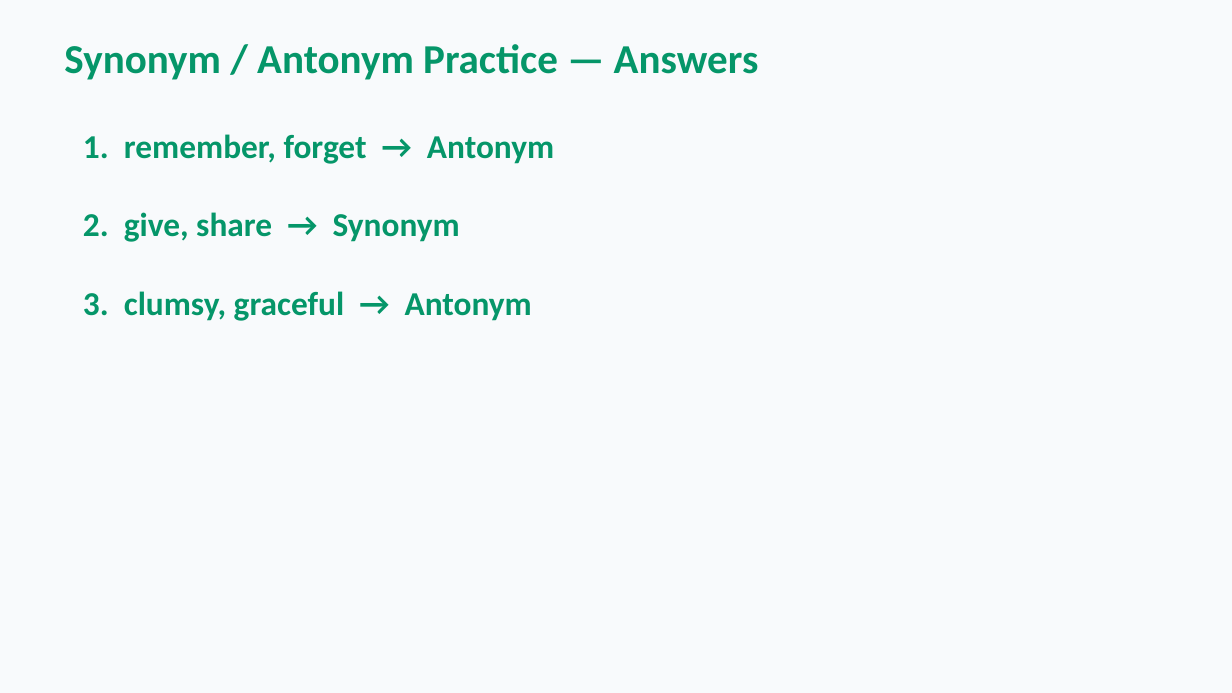
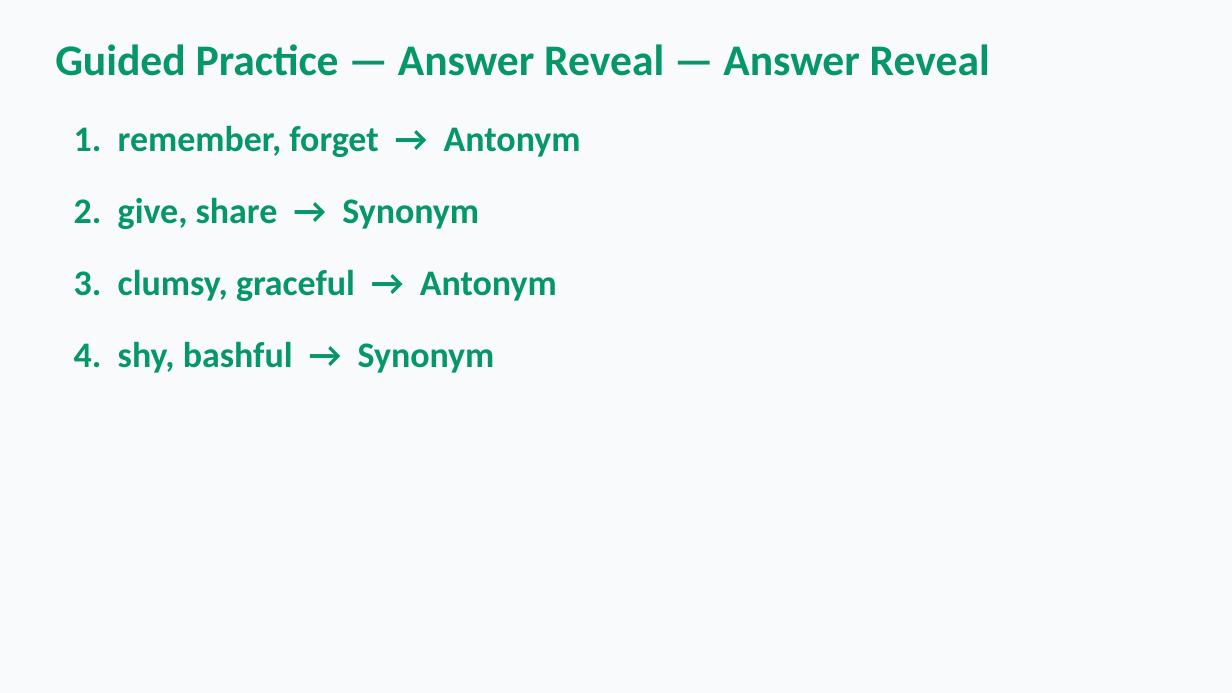
Before and after one commit to owenreagan-cyber/shurley-packet-system, a slide deck: slide 10 of exports/teacher-resource-packs/Shurley_Chapter_1_Teacher_Resource_Pack/05_Presentations/Ch.1_Lesson_3_Complete_Sentences.pptx (slide 9 before the commit). Drawn at 1232x693 pixels with LibreOffice and Linux fonts; fonts in the diff are those of the drawing. Boxes give left, top, right and bottom in pixels: in the first picture for what was removed or moved away, otherwise in the second. Text is boxed around its words. In the diff, an @@ line names an element or a change of style, - is before the commit and + after.

```diff
--- a/exports/teacher-resource-packs/Shurley_Chapter_1_Teacher_Resource_Pack/05_Presentations/Ch.1_Lesson_3_Complete_Sentences.pptx
+++ b/exports/teacher-resource-packs/Shurley_Chapter_1_Teacher_Resource_Pack/05_Presentations/Ch.1_Lesson_3_Complete_Sentences.pptx
@@ text at (55,44,990,76): text changed; size 32 to 34 pt @@
-Synonym / Antonym Practice — Answers
+Guided Practice — Answer Reveal — Answer Reveal
@@ text "1. remember, forget → Antonym": place and size @@
-text "1. remember, forget → Antonym" at (83,134,554,164)
+text "1. remember, forget → Antonym" at (74,125,581,157)
@@ text "2. give, share → Synonym": place and size @@
-text "2. give, share → Synonym" at (83,212,460,242)
+text "2. give, share → Synonym" at (74,197,479,229)
@@ size 26 to 28 pt in 3 elements at (74,125,581,157), (74,197,479,229), (74,269,557,301) @@
@@ text "3. clumsy, graceful → Antonym": place and size @@
-text "3. clumsy, graceful → Antonym" at (83,291,532,321)
+text "3. clumsy, graceful → Antonym" at (74,269,557,301)
@@ text added at (74,341,495,373), 28 pt, text #059669, bold @@
+4. shy, bashful → Synonym
```
Also in this commit, not shown: 3 other slides changed, 7 slides added, 6 slides removed, 35 other files.
